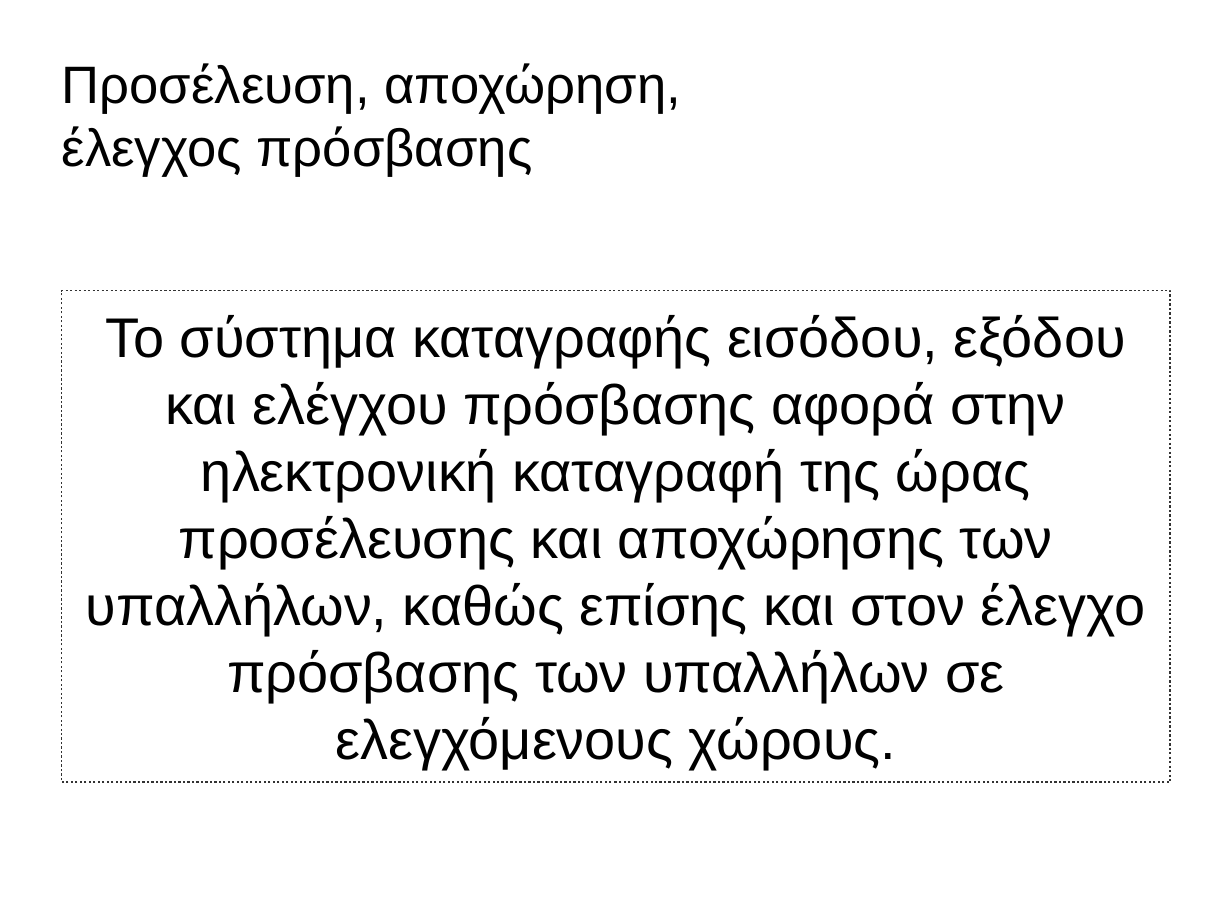
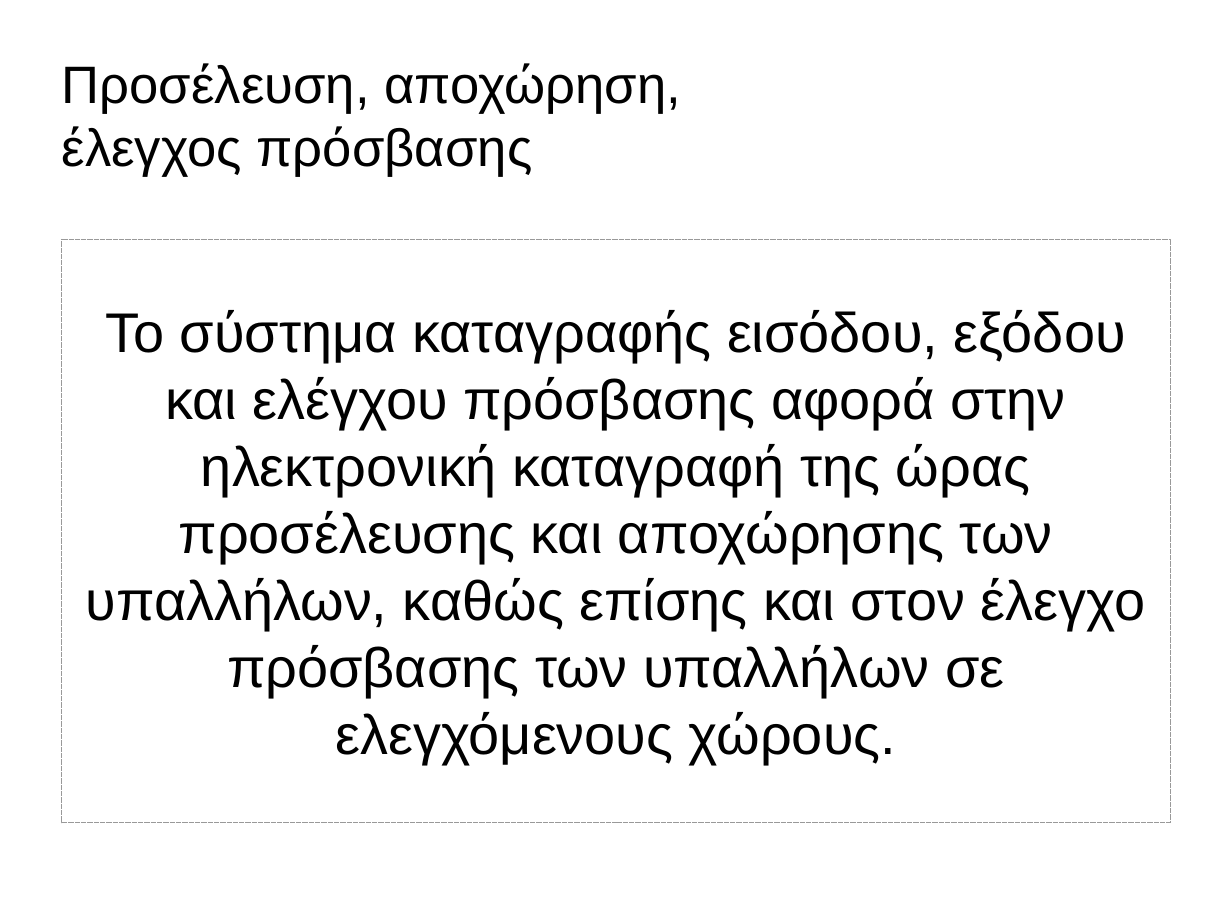
Before and after one commit to panos1962/letrak, a slide deck: slide 1 of misc/isagogi.odp. Drawn at 1232x924 pixels with LibreOffice and Linux fonts; fonts in the diff are those of the drawing; background and template pictures are left out. Boxes give left, top, right and bottom in pixels: in the first picture for what was removed or moved away, otherwise in the second. Text is boxed around its words. In the diff, an @@ line names an element or a change of style, - is before the commit and + after.

```diff
--- a/misc/isagogi.odp
+++ b/misc/isagogi.odp
@@ rectangle "Το σύστημα καταγραφής εισόδου, εξόδου ...": place and size @@
-rectangle "Το σύστημα καταγραφής εισόδου, εξόδου ..." at bbox=[61, 291, 1171, 783]
+rectangle "Το σύστημα καταγραφής εισόδου, εξόδου ..." at bbox=[61, 239, 1171, 823]
@@ rectangle "Το σύστημα καταγραφής εισόδου, εξόδου ..." at bbox=[61, 239, 1171, 823]: outline #333333 0.99 pt to #999999 0.51 pt @@
```
Also in this commit, not shown: 3 other slides changed, 1 slide added.
